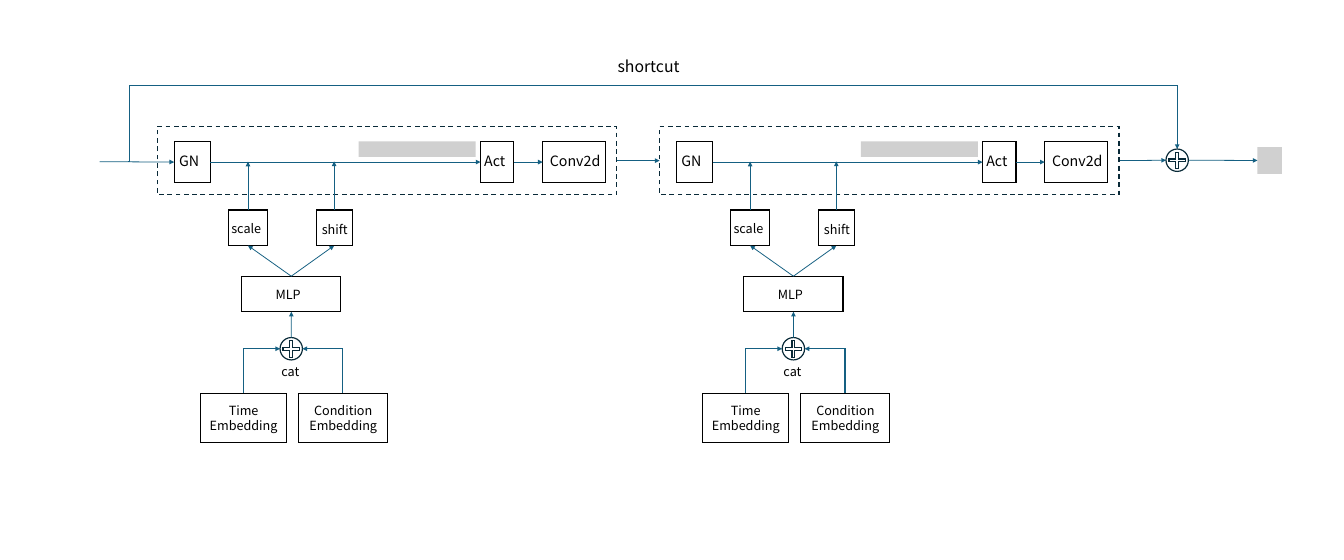
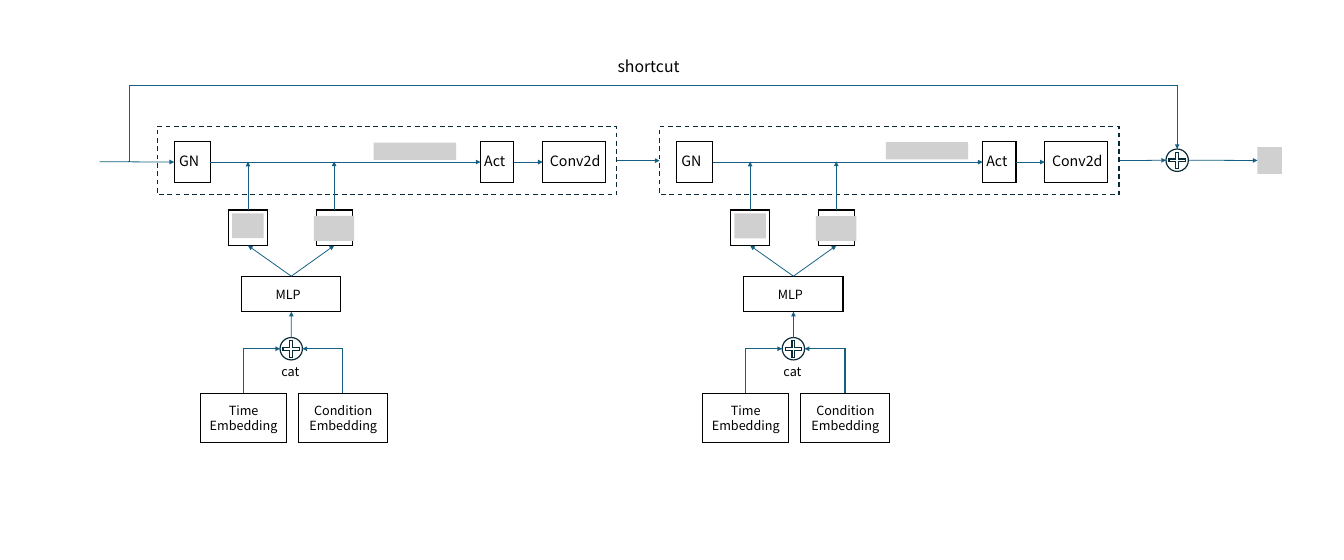
Before and after one commit to innovation-cat/innovation-cat.github.io, a slide deck: slide 3 of images/posts/2025-03-02-blog-post/新建 Microsoft PowerPoint 演示文稿.pptx. Drawn at 1344x560 pixels with LibreOffice and Linux fonts; fonts in the diff are those of the drawing; grey boxes stand for pictures; background and template pictures are left out. Boxes give left, top, right and bottom in pixels: in the first picture for what was removed or moved away, otherwise in the second. Text is boxed around its words. In the diff, an @@ line names an element or a change of style, - is before the commit and + after.

```diff
--- a/images/posts/2025-03-02-blog-post/新建 Microsoft PowerPoint 演示文稿.pptx
+++ b/images/posts/2025-03-02-blog-post/新建 Microsoft PowerPoint 演示文稿.pptx
@@ picture: place and size @@
-picture at box(358, 142, 476, 157)
+picture at box(374, 143, 456, 160)
@@ picture: place and size @@
-picture at box(861, 142, 978, 157)
+picture at box(886, 142, 968, 159)
@@ text removed at box(231, 223, 261, 233) @@
-scale
@@ picture added at box(232, 213, 263, 238) @@
@@ picture added at box(314, 216, 354, 241) @@
@@ text removed at box(322, 224, 348, 234) @@
-shift
@@ text removed at box(734, 223, 764, 233) @@
-scale
@@ picture added at box(735, 213, 766, 238) @@
@@ picture added at box(816, 216, 856, 241) @@
@@ text removed at box(824, 223, 850, 234) @@
-shift
```
Also in this commit, not shown: 2 other files.
